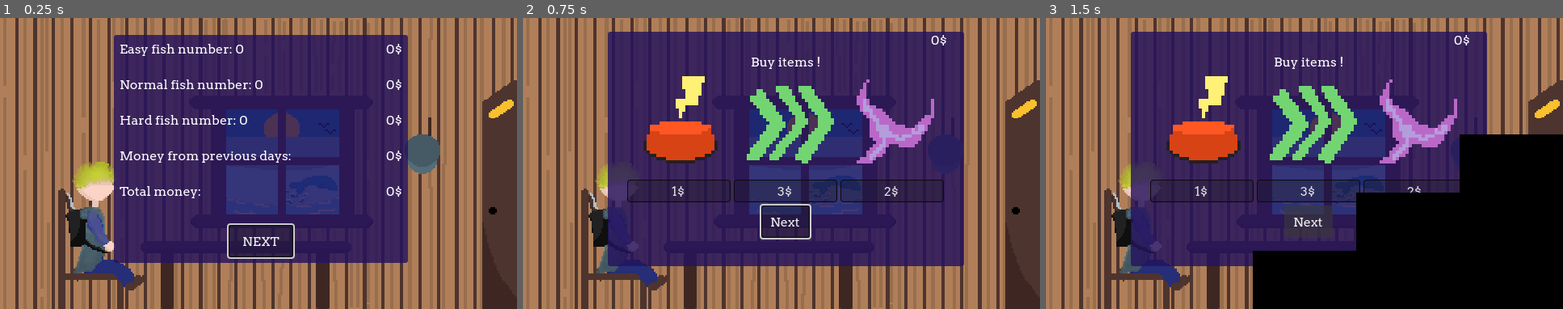
Above: before the commit, frames 1-3 (left to right).
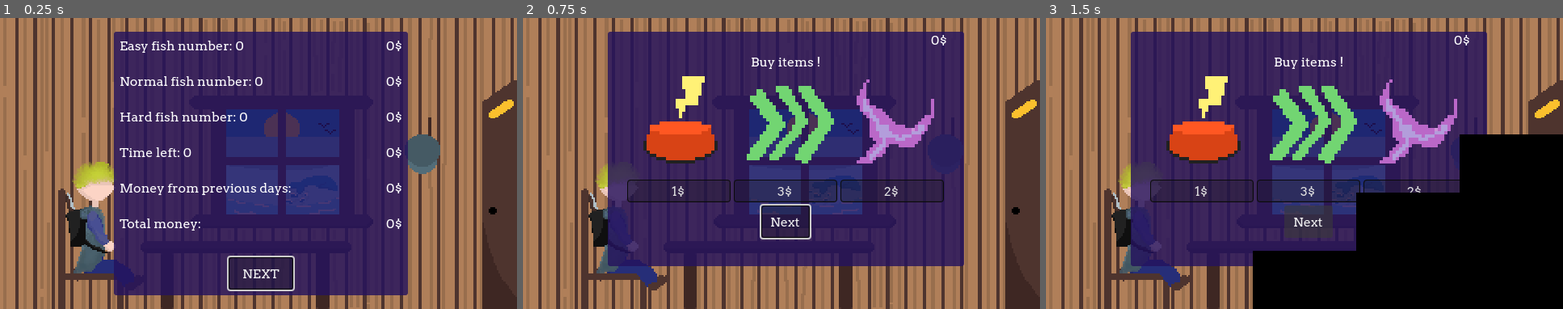
Above: after the commit, the same moments.

Repository: Timeo21/OGJ-8
Game: Godot game, scene res://scenes/shop.tscn
Two runs of this game, one before a commit and one after it. Both use one fixed random seed, a clock stepped at 60 frames per second and the inputs below. This scene is started directly instead of the project's main scene. Sound files missing from this copy of the repository are replaced by a short silence.
Inputs:
- Up to frame 1 (0.25 s): no input
- Up to frame 2 (0.75 s): click "NEXT" at 0.5 s
- Up to frame 3 (1.5 s): click "Next" at 1.25 s

The runs differ from the first frame. In frame 1, 10% of the frame differs, in the area x 22-79%, y 4-96%; in frame 2, nothing differs; in frame 3, nothing differs.

Commit message:
End day when all fishes are caught and add time left bonus money (1$ per 3 sec)

Diff:
--- a/scenes/day_summary_panel.tscn
+++ b/scenes/day_summary_panel.tscn
@@ -2,7 +2,7 @@
 
 [ext_resource type="Script" uid="uid://bnx0bxy80hj48" path="res://scripts/day_summary_panel.gd" id="1_e52bd"]
 
-[node name="DaySummaryPanel" type="PanelContainer" unique_id=73380075 node_paths=PackedStringArray("easy_num", "normal_num", "hard_num", "easy_money", "normal_money", "hard_money", "total_money", "bank_money")]
+[node name="DaySummaryPanel" type="PanelContainer" unique_id=73380075 node_paths=PackedStringArray("easy_num", "easy_money", "normal_num", "normal_money", "hard_num", "hard_money", "time_left", "time_money", "bank_money", "total_money")]
 anchors_preset = 15
 anchor_right = 1.0
 anchor_bottom = 1.0
@@ -13,14 +13,16 @@
 grow_horizontal = 2
 grow_vertical = 2
 script = ExtResource("1_e52bd")
-easy_num = NodePath("MarginContainer/VSplitContainer/VBoxContainer/HBoxContainer1/Label")
-normal_num = NodePath("MarginContainer/VSplitContainer/VBoxContainer/HBoxContainer2/Label")
-hard_num = NodePath("MarginContainer/VSplitContainer/VBoxContainer/HBoxContainer3/Label")
-easy_money = NodePath("MarginContainer/VSplitContainer/VBoxContainer/HBoxContainer1/Label2")
-normal_money = NodePath("MarginContainer/VSplitContainer/VBoxContainer/HBoxContainer2/Label2")
-hard_money = NodePath("MarginContainer/VSplitContainer/VBoxContainer/HBoxContainer3/Label2")
-total_money = NodePath("MarginContainer/VSplitContainer/VBoxContainer/HBoxContainer5/Label2")
-bank_money = NodePath("MarginContainer/VSplitContainer/VBoxContainer/HBoxContainer4/Label2")
+easy_num = NodePath("MarginContainer/VSplitContainer/VBoxContainer/HBoxContainer1/EasyNum")
+easy_money = NodePath("MarginContainer/VSplitContainer/VBoxContainer/HBoxContainer1/EasyMoney")
+normal_num = NodePath("MarginContainer/VSplitContainer/VBoxContainer/HBoxContainer2/NormalNum")
+normal_money = NodePath("MarginContainer/VSplitContainer/VBoxContainer/HBoxContainer2/NormalMoney")
+hard_num = NodePath("MarginContainer/VSplitContainer/VBoxContainer/HBoxContainer3/HardNum")
+hard_money = NodePath("MarginContainer/VSplitContainer/VBoxContainer/HBoxContainer3/HardMoney")
+time_left = NodePath("MarginContainer/VSplitContainer/VBoxContainer/HBoxContainer6/TimeLeft")
+time_money = NodePath("MarginContainer/VSplitContainer/VBoxContainer/HBoxContainer6/TimeLeftMoney")
+bank_money = NodePath("MarginContainer/VSplitContainer/VBoxContainer/HBoxContainer4/Bank")
+total_money = NodePath("MarginContainer/VSplitContainer/VBoxContainer/HBoxContainer5/TotalMoney")
 
 [node name="MarginContainer" type="MarginContainer" parent="." unique_id=147299428]
 layout_mode = 2
@@ -40,12 +42,12 @@
 [node name="HBoxContainer1" type="HBoxContainer" parent="MarginContainer/VSplitContainer/VBoxContainer" unique_id=565460025]
 layout_mode = 2
 
-[node name="Label" type="Label" parent="MarginContainer/VSplitContainer/VBoxContainer/HBoxContainer1" unique_id=1850569775]
+[node name="EasyNum" type="Label" parent="MarginContainer/VSplitContainer/VBoxContainer/HBoxContainer1" unique_id=1850569775]
 custom_minimum_size = Vector2(60, 40)
 layout_mode = 2
 text = "Easy fish number: 5"
 
-[node name="Label2" type="Label" parent="MarginContainer/VSplitContainer/VBoxContainer/HBoxContainer1" unique_id=1508179823]
+[node name="EasyMoney" type="Label" parent="MarginContainer/VSplitContainer/VBoxContainer/HBoxContainer1" unique_id=1508179823]
 custom_minimum_size = Vector2(40, 40)
 layout_mode = 2
 size_flags_horizontal = 10
@@ -55,12 +57,12 @@
 [node name="HBoxContainer2" type="HBoxContainer" parent="MarginContainer/VSplitContainer/VBoxContainer" unique_id=828399382]
 layout_mode = 2
 
-[node name="Label" type="Label" parent="MarginContainer/VSplitContainer/VBoxContainer/HBoxContainer2" unique_id=1196413136]
+[node name="NormalNum" type="Label" parent="MarginContainer/VSplitContainer/VBoxContainer/HBoxContainer2" unique_id=1196413136]
 custom_minimum_size = Vector2(60, 40)
 layout_mode = 2
 text = "Normal fish number: 5"
 
-[node name="Label2" type="Label" parent="MarginContainer/VSplitContainer/VBoxContainer/HBoxContainer2" unique_id=876752971]
+[node name="NormalMoney" type="Label" parent="MarginContainer/VSplitContainer/VBoxContainer/HBoxContainer2" unique_id=876752971]
 custom_minimum_size = Vector2(40, 40)
 layout_mode = 2
 size_flags_horizontal = 10
@@ -70,12 +72,27 @@
 [node name="HBoxContainer3" type="HBoxContainer" parent="MarginContainer/VSplitContainer/VBoxContainer" unique_id=257763446]
 layout_mode = 2
 
-[node name="Label" type="Label" parent="MarginContainer/VSplitContainer/VBoxContainer/HBoxContainer3" unique_id=570072978]
+[node name="HardNum" type="Label" parent="MarginContainer/VSplitContainer/VBoxContainer/HBoxContainer3" unique_id=570072978]
 custom_minimum_size = Vector2(60, 40)
 layout_mode = 2
 text = "Hard fish number: 5"
 
-[node name="Label2" type="Label" parent="MarginContainer/VSplitContainer/VBoxContainer/HBoxContainer3" unique_id=1449017373]
+[node name="HardMoney" type="Label" parent="MarginContainer/VSplitContainer/VBoxContainer/HBoxContainer3" unique_id=1449017373]
+custom_minimum_size = Vector2(40, 40)
+layout_mode = 2
+size_flags_horizontal = 10
+text = "5$"
+horizontal_alignment = 2
+
+[node name="HBoxContainer6" type="HBoxContainer" parent="MarginContainer/VSplitContainer/VBoxContainer" unique_id=347956561]
+layout_mode = 2
+
+[node name="TimeLeft" type="Label" parent="MarginContainer/VSplitContainer/VBoxContainer/HBoxContainer6" unique_id=469924123]
+custom_minimum_size = Vector2(60, 40)
+layout_mode = 2
+text = "Time left: 2"
+
+[node name="TimeLeftMoney" type="Label" parent="MarginContainer/VSplitContainer/VBoxContainer/HBoxContainer6" unique_id=1121368422]
 custom_minimum_size = Vector2(40, 40)
 layout_mode = 2
 size_flags_horizontal = 10
@@ -85,12 +102,12 @@
 [node name="HBoxContainer4" type="HBoxContainer" parent="MarginContainer/VSplitContainer/VBoxContainer" unique_id=1362732181]
 layout_mode = 2
 
-[node name="Label" type="Label" parent="MarginContainer/VSplitContainer/VBoxContainer/HBoxContainer4" unique_id=101328771]
+[node name="Previous" type="Label" parent="MarginContainer/VSplitContainer/VBoxContainer/HBoxContainer4" unique_id=101328771]
 custom_minimum_size = Vector2(60, 40)
 layout_mode = 2
 text = "Money from previous days:"
 
-[node name="Label2" type="Label" parent="MarginContainer/VSplitContainer/VBoxContainer/HBoxContainer4" unique_id=1101010037]
+[node name="Bank" type="Label" parent="MarginContainer/VSplitContainer/VBoxContainer/HBoxContainer4" unique_id=1101010037]
 custom_minimum_size = Vector2(40, 40)
 layout_mode = 2
 size_flags_horizontal = 10
@@ -100,12 +117,12 @@
 [node name="HBoxContainer5" type="HBoxContainer" parent="MarginContainer/VSplitContainer/VBoxContainer" unique_id=64521023]
 layout_mode = 2
 
-[node name="Label" type="Label" parent="MarginContainer/VSplitContainer/VBoxContainer/HBoxContainer5" unique_id=1054926516]
+[node name="Total" type="Label" parent="MarginContainer/VSplitContainer/VBoxContainer/HBoxContainer5" unique_id=1054926516]
 custom_minimum_size = Vector2(60, 40)
 layout_mode = 2
 text = "Total money:"
 
-[node name="Label2" type="Label" parent="MarginContainer/VSplitContainer/VBoxContainer/HBoxContainer5" unique_id=650410074]
+[node name="TotalMoney" type="Label" parent="MarginContainer/VSplitContainer/VBoxContainer/HBoxContainer5" unique_id=650410074]
 custom_minimum_size = Vector2(40, 40)
 layout_mode = 2
 size_flags_horizontal = 10
--- a/scenes/main.tscn
+++ b/scenes/main.tscn
@@ -83,7 +83,7 @@
 camera_2d = NodePath("Gameplay/Camera2D")
 menu_ui = NodePath("UI/Control/Menu UI")
 game_ui = NodePath("UI/Control/Game UI")
-fish_root = NodePath("Gameplay")
+fish_root = NodePath("Gameplay/FishRoot")
 cursor = NodePath("Gameplay/Cursor")
 level_list = ExtResource("2_muem4")
 fish_spawners = NodePath("Gameplay/Markers/FishSpawners")
@@ -251,8 +251,6 @@
 unique_name_in_owner = true
 position = Vector2(323, 183)
 
-[node name="FishRoot" type="Node" parent="Gameplay/Markers/Camera" unique_id=1579415648]
-
 [node name="CameraGame" type="Marker2D" parent="Gameplay/Markers/Camera" unique_id=1192370895]
 unique_name_in_owner = true
 position = Vector2(694, 378)
@@ -312,6 +310,8 @@
 [node name="FishSpawner11" type="Marker2D" parent="Gameplay/Markers/FishSpawners" unique_id=794724473]
 unique_name_in_owner = true
 position = Vector2(918, 250)
+
+[node name="FishRoot" type="Node" parent="Gameplay" unique_id=1749525107]
 
 [node name="Panel" type="Panel" parent="." unique_id=727349063]
 offset_left = 921.0
--- a/scenes/shop.tscn
+++ b/scenes/shop.tscn
@@ -44,9 +44,9 @@
 [node name="DaySummaryPanel" parent="." unique_id=73380075 instance=ExtResource("1_lx5au")]
 layout_mode = 1
 offset_left = 141.0
-offset_top = 43.0
+offset_top = 17.0
 offset_right = -135.0
-offset_bottom = -79.0
+offset_bottom = -17.0
 
 [node name="BuyPanel" parent="." unique_id=2124875960 instance=ExtResource("2_xfvoa")]
 visible = false
--- a/scripts/day_summary.gd
+++ b/scripts/day_summary.gd
@@ -4,32 +4,45 @@
 var easy_fish_number: int
 var normal_fish_number: int
 var hard_fish_number: int
+var time_left: int
 
 @warning_ignore("shadowed_variable")
-func _init(easy_fish_number: int, normal_fish_number: int, hard_fish_number: int) -> void:
+func _init(easy_fish_number: int, normal_fish_number: int, hard_fish_number: int, time_left: int) -> void:
 	self.easy_fish_number = easy_fish_number
 	self.normal_fish_number = normal_fish_number
 	self.hard_fish_number = hard_fish_number
+	self.time_left = time_left
 
 func increment_easy() -> DaySummary:
 	return DaySummary.new(
 		easy_fish_number + 1,
 		normal_fish_number,
-		hard_fish_number
+		hard_fish_number,
+		time_left
 	)
 
 func increment_normal() -> DaySummary:
 	return DaySummary.new(
 		easy_fish_number,
 		normal_fish_number + 1,
-		hard_fish_number
+		hard_fish_number,
+		time_left
 	)
 
 func increment_hard() -> DaySummary:
 	return DaySummary.new(
 		easy_fish_number,
 		normal_fish_number,
-		hard_fish_number + 1
+		hard_fish_number + 1,
+		time_left
+	)
+
+func set_time_left(time:int) -> DaySummary:
+	return DaySummary.new(
+		easy_fish_number,
+		normal_fish_number,
+		hard_fish_number,
+		time
 	)
 
 func increment_specific(type: Utils.FishType) -> DaySummary:
--- a/scripts/day_summary_panel.gd
+++ b/scripts/day_summary_panel.gd
@@ -5,13 +5,19 @@
 signal day_summary_next
 
 @export var easy_num: Label
+@export var easy_money: Label
+
 @export var normal_num: Label
+@export var normal_money: Label
+
 @export var hard_num: Label
-@export var easy_money: Label
-@export var normal_money: Label
 @export var hard_money: Label
+
+@export var time_left: Label
+@export var time_money: Label
+
+@export var bank_money: Label
 @export var total_money: Label
-@export var bank_money: Label
 
 func _ready() -> void:
 	button.grab_focus.call_deferred()
@@ -20,20 +26,24 @@
 	var n1 := day_summary.easy_fish_number
 	var n2 := day_summary.normal_fish_number
 	var n3 := day_summary.hard_fish_number
+	var n4 := day_summary.time_left
 	easy_num.text = "Easy fish number: %d" % n1
 	normal_num.text = "Normal fish number: %d" % n2
 	hard_num.text = "Hard fish number: %d" % n3
+	time_left.text = "Time left: %d" % n4
 
 	var v1 := n1*Utils.EASY_FISH_WORTH
 	var v2 := n2*Utils.NORMAL_FISH_WORTH
 	var v3 := n3*Utils.HARD_FISH_WORTH
+	var v4 : int = floor(n4*Utils.TIME_LEFT_WORTH)
 	easy_money.text = "%d$" % v1
 	normal_money.text = "%d$" % v2
 	hard_money.text = "%d$" % v3
+	time_money.text = "%d$" % v4
 
 	bank_money.text = "%d$" % GameState.bank_money
 
-	var tot := v1+v2+v3+GameState.bank_money
+	var tot := v1+v2+v3+v4+GameState.bank_money
 	total_money.text = "%d$" % tot
 	GameState.bank_money = tot
 
--- a/scripts/main.gd
+++ b/scripts/main.gd
@@ -36,7 +36,8 @@
 		return
 	update_timer(time_left)
 	time_left -= delta
-	if time_left <= 0:
+	if time_left <= 0 or fish_root.get_children().size() == 0:
+		GameState.summary = GameState.summary.set_time_left(clamp(time_left,0,time))
 		time_left = 0
 		days_end()
 	pass
--- a/scripts/shop.gd
+++ b/scripts/shop.gd
@@ -6,7 +6,7 @@
 func _ready() -> void:
 	buy_panel.hide()
 	day_summary_panel.display_day_summary(GameState.summary)
-	GameState.summary = DaySummary.new(0, 0, 0)
+	GameState.summary = DaySummary.new(0, 0, 0, 0)
 	day_summary_panel.show()
 
 func _on_day_summary_panel_day_summary_next() -> void:
--- a/scripts/singletons/game_state.gd
+++ b/scripts/singletons/game_state.gd
@@ -3,7 +3,7 @@
 var day_counter: int = 0
 var owned_items: Array[Utils.ItemId] = []
 var bank_money: int = 0
-var summary: DaySummary = DaySummary.new(0, 0, 0)
+var summary: DaySummary = DaySummary.new(0, 0, 0, 0)
 @onready var item_pool: Array[Utils.ItemId] = load_item_pool()
 @onready var item_db: Dictionary[Utils.ItemId, GameItem] = load_resources_indexed_by_property("res://ressources/items/")
 
--- a/scripts/singletons/utils.gd
+++ b/scripts/singletons/utils.gd
@@ -7,3 +7,4 @@
 const EASY_FISH_WORTH: int = 1
 const NORMAL_FISH_WORTH: int = 2
 const HARD_FISH_WORTH: int = 5
+const TIME_LEFT_WORTH: float = 1.0/3.0
